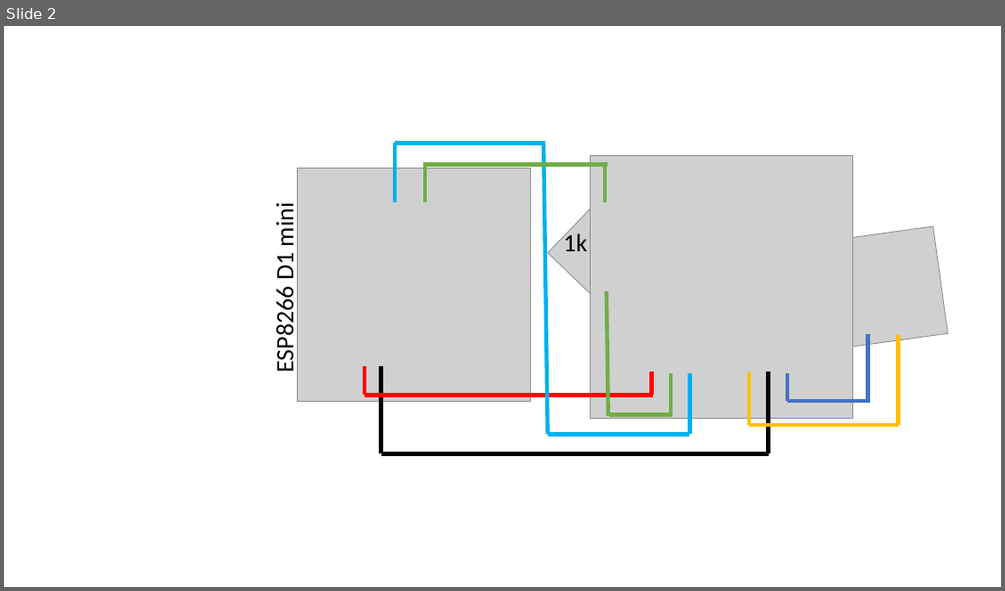
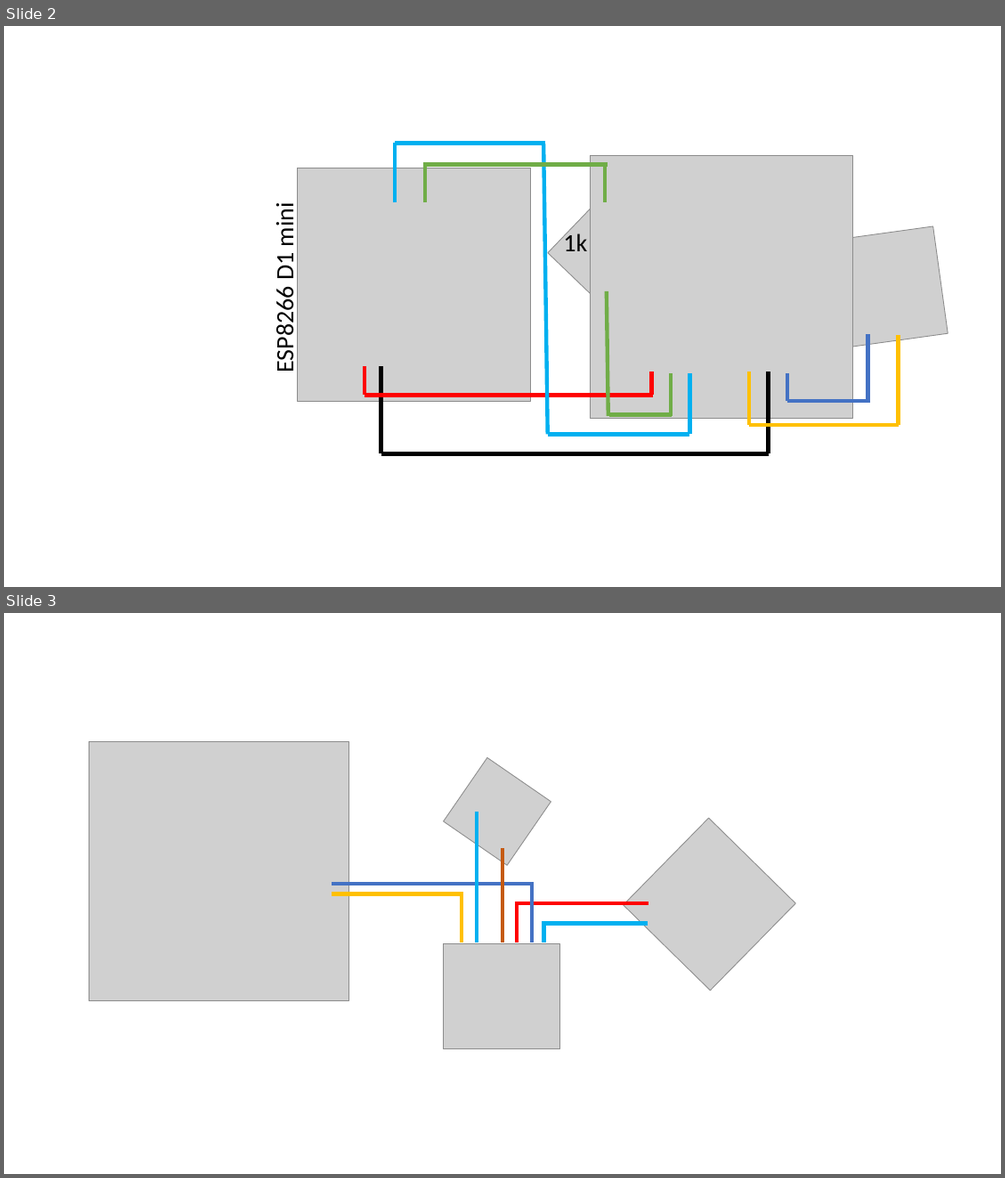
Before and after one commit to Marmouset-69/IOT, a slide deck: docs/Home-Assistant/Images/wire.pptx. Shown one above the other, each under a label of ours: slide 2 before the commit, slides 2 and 3 after it. The pictures are 1005x591 and 1005x1178 pixels, drawn with LibreOffice and Linux fonts; fonts in the diff are those of the drawing; grey boxes stand for pictures. Boxes give left, top, right and bottom in pixels: in the first picture for what was removed or moved away, otherwise in the second. Text is boxed around its words. In the diff, an @@ line names an element or a change of style, - is before the commit and + after.

```diff
--- a/docs/Home-Assistant/Images/wire.pptx
+++ b/docs/Home-Assistant/Images/wire.pptx
@@ slide 3 added at (4,613,1001,1174), background #FFFFFF @@
@@ picture added at (89,742,348,1001) @@
@@ picture added at (444,758,550,865) @@
@@ line added from (477, 942) to (477, 811), #00B0F0 3.75 pt @@
@@ picture added at (623,818,796,990) @@
@@ line added from (502, 942) to (502, 848), #C55A11 3.75 pt @@
@@ line added from (534, 884) to (332, 884), #4472C4 3.75 pt @@
@@ line added from (461, 894) to (332, 894), #FFC000 3.75 pt @@
@@ line added from (461, 942) to (461, 892), #FFC000 3.75 pt @@
@@ line added from (515, 903) to (648, 903), #FF0000 3.75 pt @@
@@ line added from (517, 942) to (517, 903), #FF0000 3.75 pt @@
@@ line added from (532, 942) to (532, 884), #4472C4 3.75 pt @@
@@ line added from (544, 942) to (544, 921), #00B0F0 3.75 pt @@
@@ line added from (647, 924) to (544, 924), #00B0F0 3.75 pt @@
@@ picture added at (444,944,559,1049) @@
```
Also in this commit, not shown: 1 other slide added, 8 other files.
